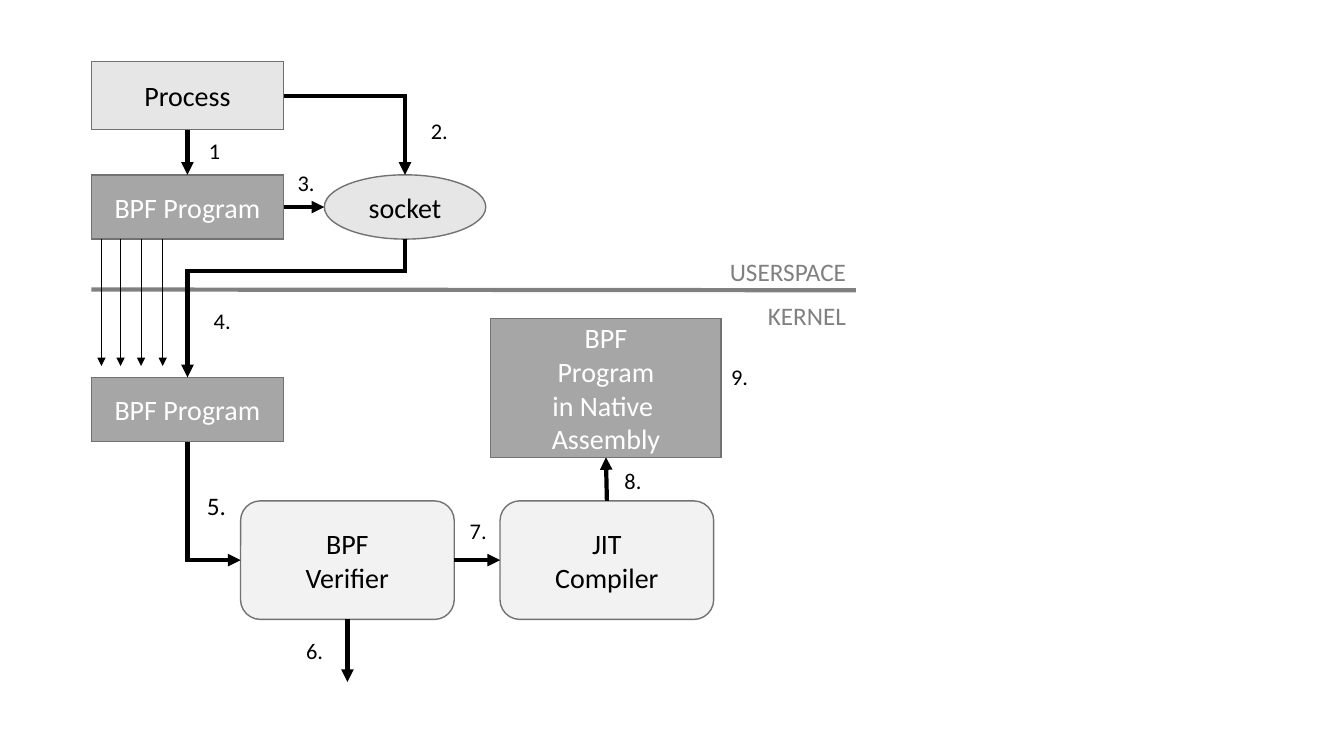
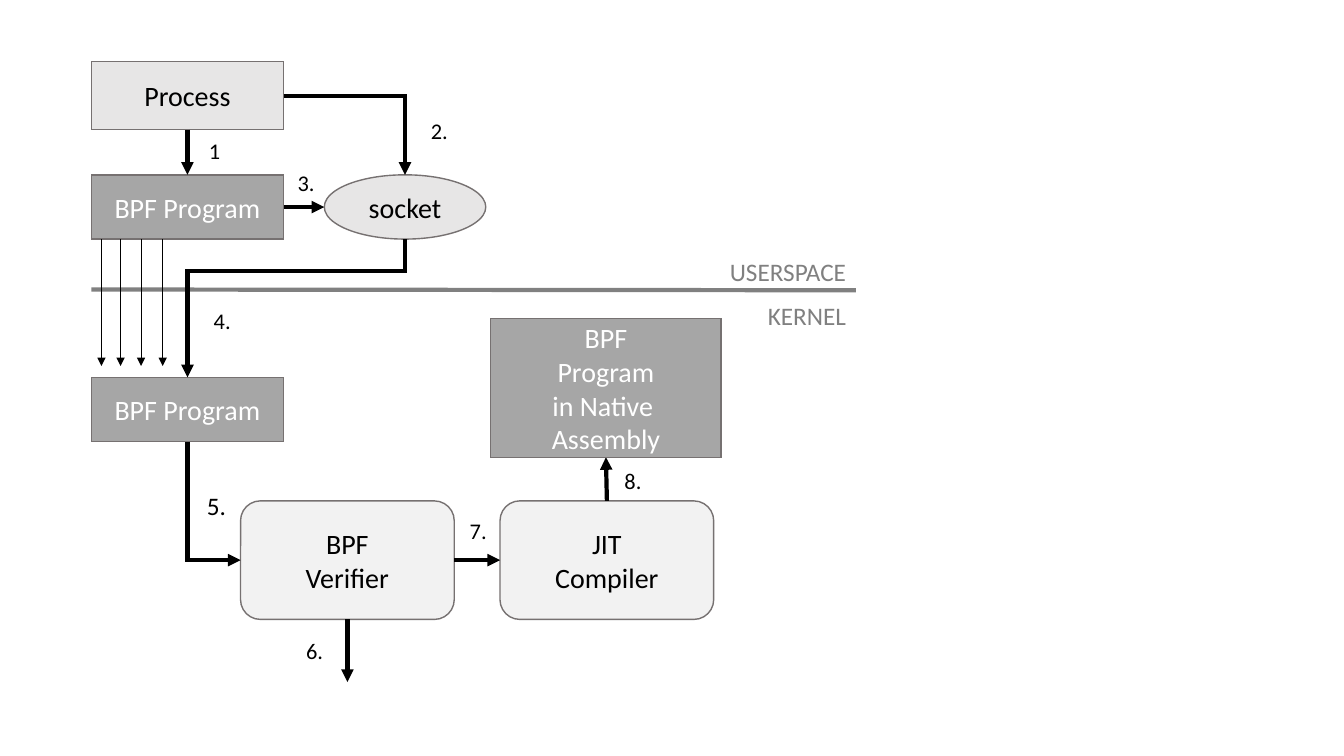
Before and after one commit to ereshetova/dissertation, a slide deck: slide 1 of figures/bpf-overview.pptx. Drawn at 1344x756 pixels with LibreOffice and Linux fonts; fonts in the diff are those of the drawing. Boxes give left, top, right and bottom in pixels: in the first picture for what was removed or moved away, otherwise in the second. Text is boxed around its words. In the diff, an @@ line names an element or a change of style, - is before the commit and + after.

```diff
--- a/figures/bpf-overview.pptx
+++ b/figures/bpf-overview.pptx
@@ text removed at [731, 370, 748, 385] @@
-9.
```
Also in this commit, not shown: 8 other files.
